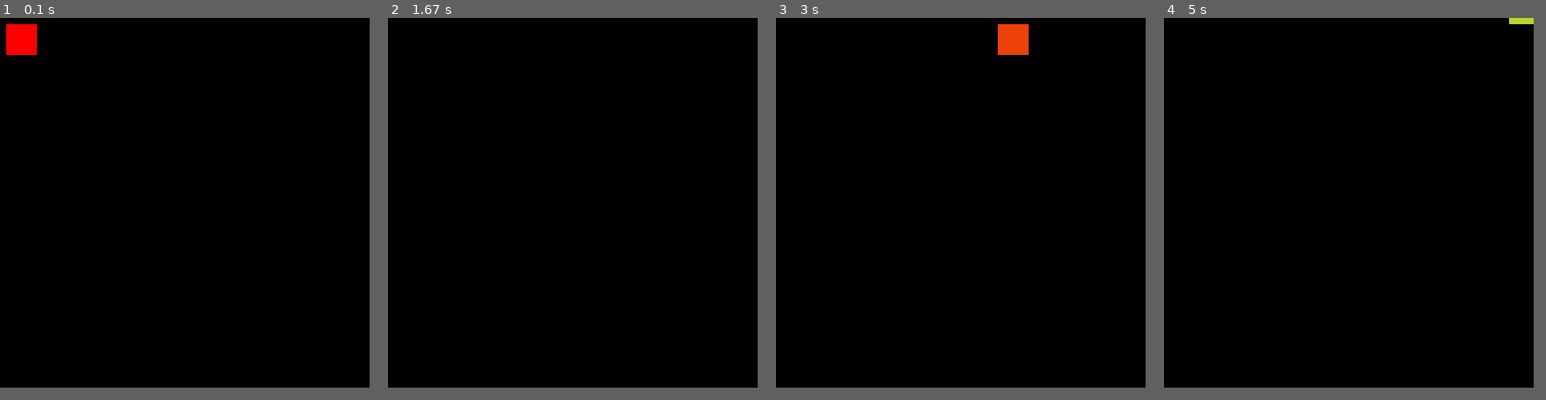
Above: before the commit, frames 1-4 (left to right).
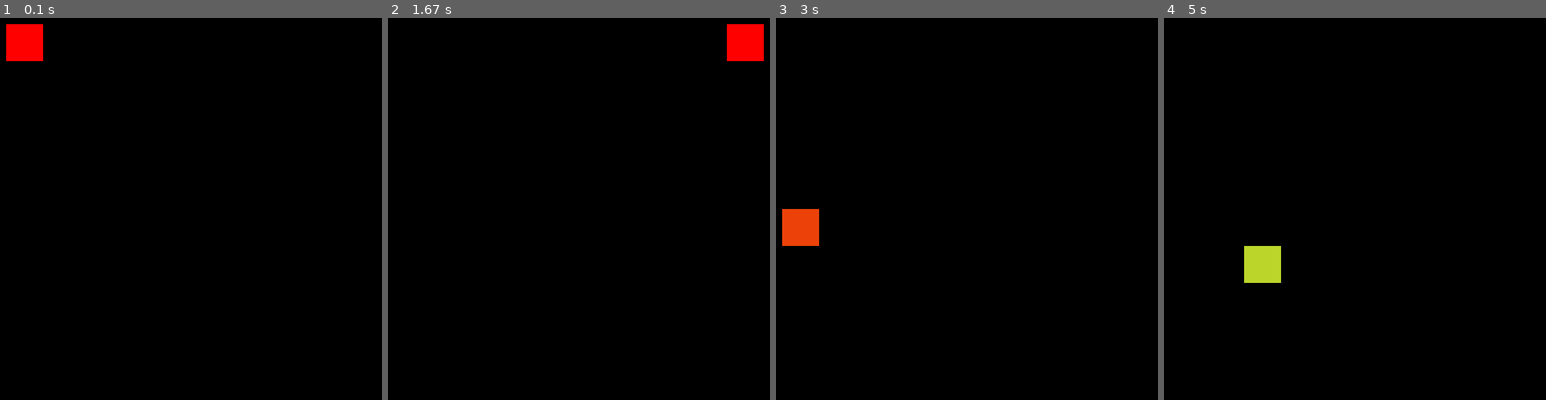
Above: after the commit, the same moments.

Repository: ERockZ/hackalytix-pygame
Game: pygame game, started from hello_world.py
The game is run twice, just before and just after one commit, with the same random seed, the same clock (stepped at 60 frames per second) and the same inputs.
Inputs:
- Up to frame 1 (0.1 s): no input
- Up to frame 2 (1.67 s): hold Right 0.33-0.8 s; hold Up 0.83-1.13 s; hold Right 1.17-1.63 s
- Up to frame 3 (3 s): hold Left 1.67-2.2 s; tap C at 1.82 s; hold Down 2.23-2.53 s
- Up to frame 4 (5 s): hold Up 3-3.37 s; tap C at 3.15, 4.62 s; hold Right 3.4-4.03 s; hold Down 4.07-4.43 s; hold Left 4.47-4.93 s; hold Right from 4.97 s (still down)
In our replay, the window is 600x600 before the commit and 620x620 after it. These sizes can differ from the game's own. Grey fills any space a smaller window leaves; there, only what the larger window draws over its background counts as a difference.

The runs differ from the first frame. In frame 1, 0.3% of the frame differs, in the area x 1-12%, y 1-12%; in frame 2, 0.9%; in frame 3, 1.6%, in the area x 1-67%, y 1-60%; in frame 4, 1.0%.

Commit message:
added checks before updating player coordinates to ensure they can't leave the playfield

Diff:
--- a/hello_world.py
+++ b/hello_world.py
@@ -9,22 +9,32 @@
     # initialize game engine, all needed modules
     pgame.init()
 
+    window_width = 600
+    window_height = 600
+
+    # player rectangle dimensions
+    width = window_width / 10
+    height = window_height / 10
+
+    playfield_margin_x = 10
+    playfield_margin_y = 10
+
+
     # set the game's screen size
-    win = pgame.display.set_mode((600, 600))
+    win = pgame.display.set_mode((window_height + playfield_margin_y * 2,
+                                  window_width + playfield_margin_x * 2))
 
     # set screen title
     pgame.display.set_caption("Snake Project - First Trial")
 
     # player start coordinates
-    x = 10
-    y = 10
+    x = playfield_margin_x
+    y = playfield_margin_y
 
-    # player rectangle dimensions
-    width = 50
-    height = 50
 
     # 'velocity'
-    vel = 50
+    vel_x = width
+    vel_y = width
 
     # standard cube color
     color = (255, 0, 0)
@@ -46,13 +56,17 @@
 
         # the four arrow keys for directed movement
         if keys[pgame.K_LEFT]:
-            x -= vel
+            if (x-vel_x >= 0):
+                x -= vel_x
         if keys[pgame.K_RIGHT]:
-            x += vel
+            if (x+vel_x < window_width):
+                x += vel_x
         if keys[pgame.K_UP]:
-            y -= vel
+            if (y-vel_y >= 0):
+                y -= vel_y
         if keys[pgame.K_DOWN]:
-            y += vel
+            if (y+vel_y < window_height):
+                y += vel_y
 
         # the 'c' key -> generate a new color at random
         if keys[pgame.K_c]:
